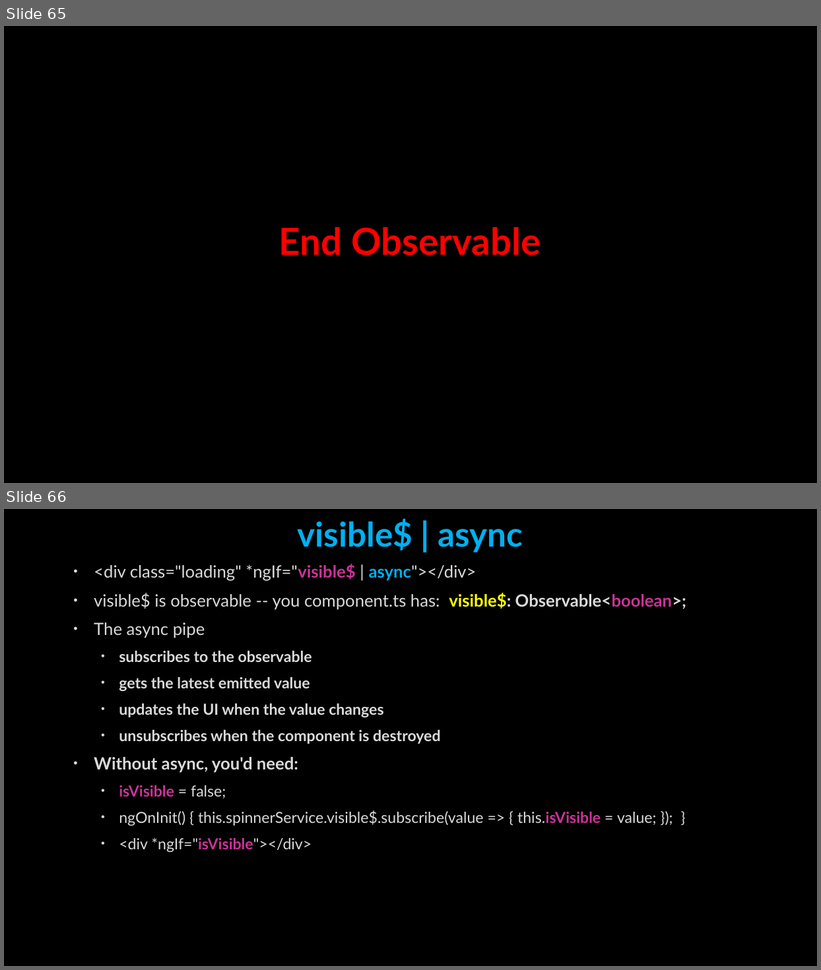
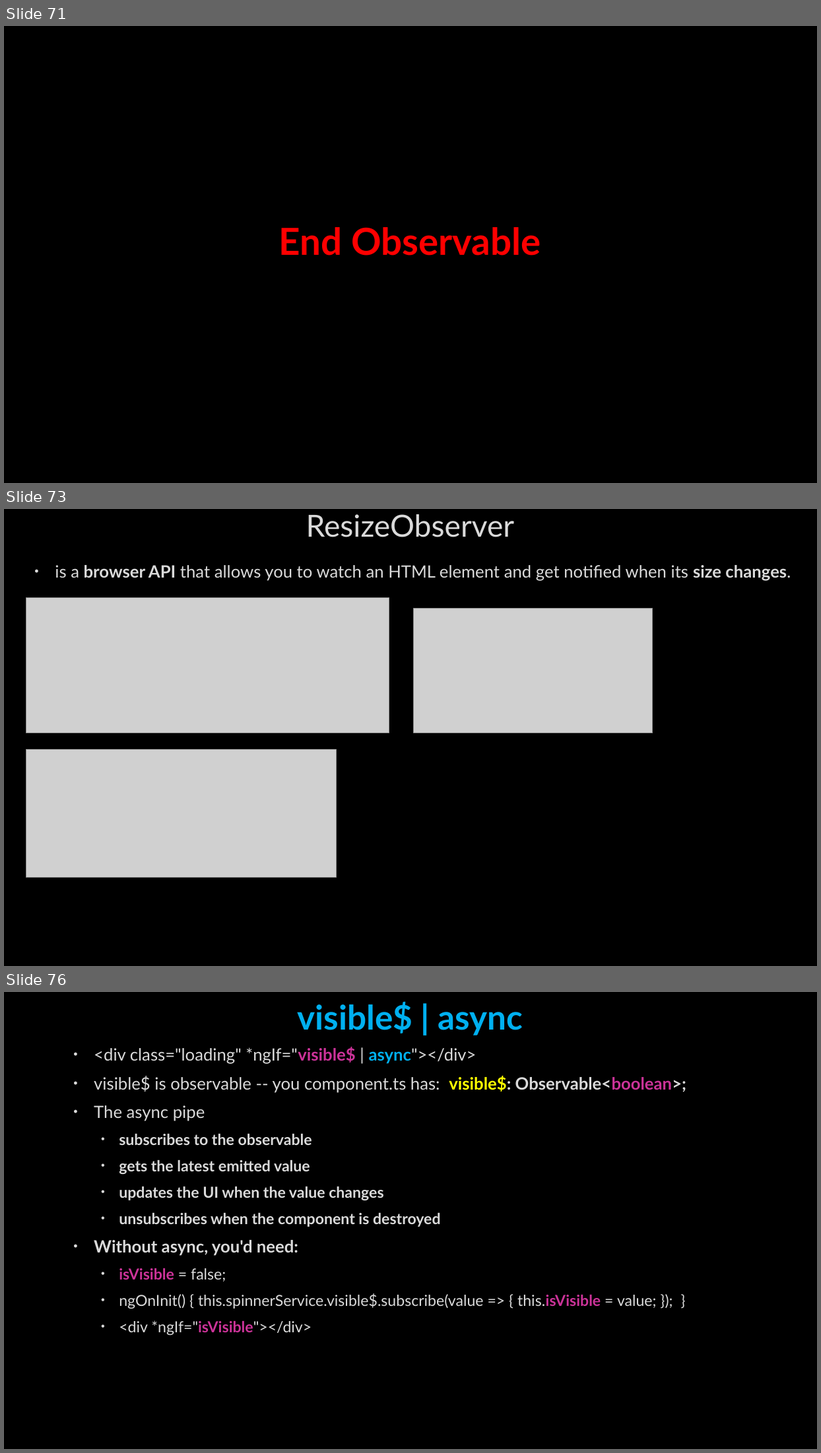
Before and after one commit to AhmedMohamedSamir1/Summary, a slide deck: Angular & type script/Angular.pptx. Shown one above the other, each under a label of ours: slides 65 and 66 before the commit, slides 71, 73 and 76 after it; the slides between them are not shown. The pictures are 821x970 and 821x1453 pixels, drawn with LibreOffice and Linux fonts; fonts in the diff are those of the drawing; grey boxes stand for pictures; background and template pictures are left out. Boxes give left, top, right and bottom in pixels: in the first picture for what was removed or moved away, otherwise in the second. Text is boxed around its words. In the diff, an @@ line names an element or a change of style, - is before the commit and + after.

```diff
--- a/Angular & type script/Angular.pptx
+++ b/Angular & type script/Angular.pptx
@@ slide 73 added at <box>4,509,817,966</box>, background picture (left out) @@
@@ title added at <box>306,514,515,537</box>, 36 pt, text #DADADA @@
+ResizeObserver
@@ text added at <box>55,565,791,581</box>, 20 pt, text #DADADA @@
+• is a browser API that allows you to watch an HTML element and get notified when its size changes.
@@ picture added at <box>26,598,389,733</box> @@
@@ picture added at <box>414,609,653,733</box> @@
@@ picture added at <box>26,750,336,877</box> @@
@@ what was slide 65 is now slide 71 @@
@@ what was slide 66 is now slide 76 @@
```
Also in this commit, not shown: 13 other slides added, 4 other files.
